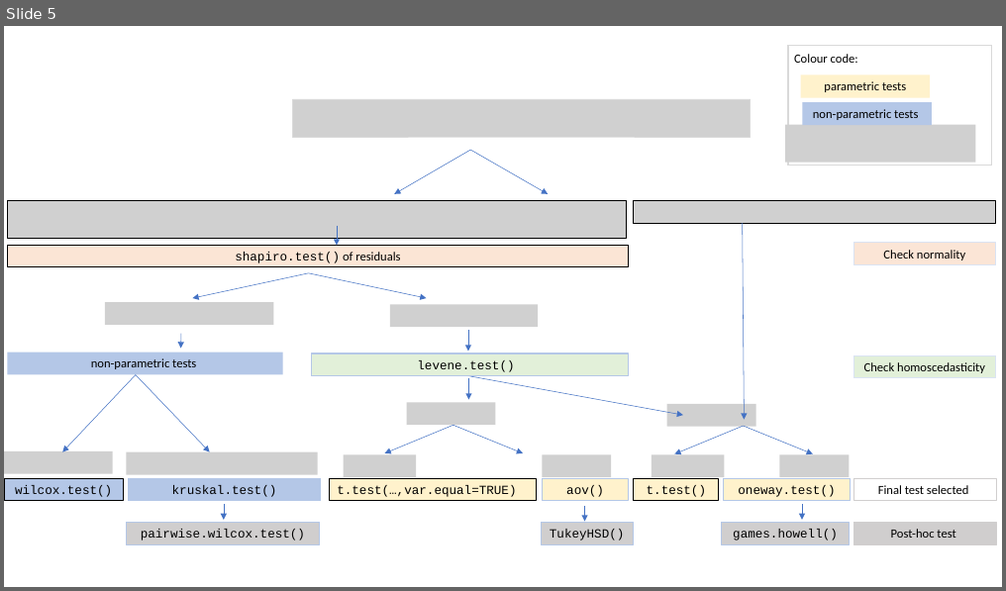
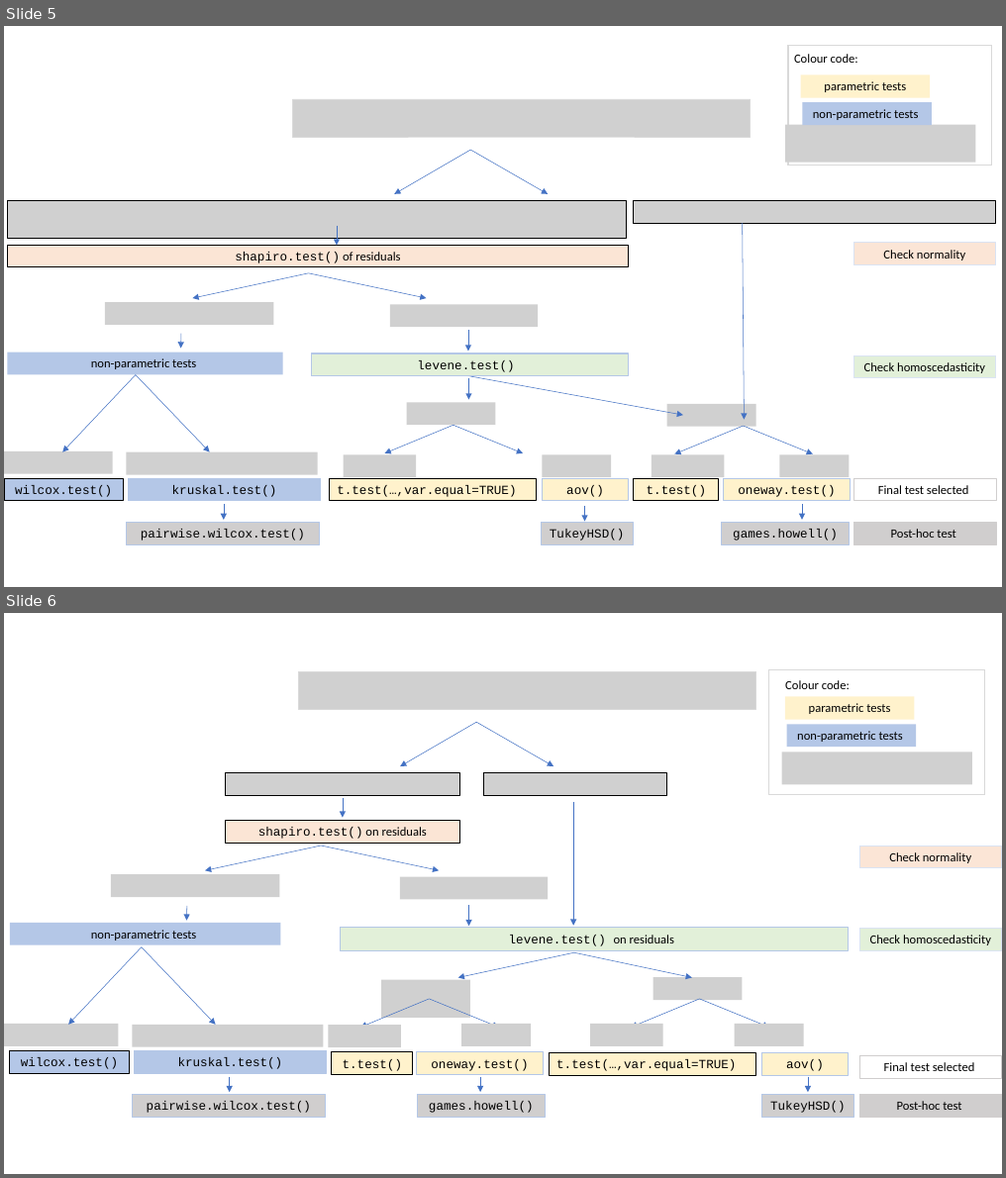
Before and after one commit to shhschilling/visStatistics, a slide deck: vignettes/figures/decision_tree.pptx. Shown one above the other, each under a label of ours: slide 5 before the commit, slides 5 and 6 after it. The pictures are 1006x591 and 1006x1178 pixels, drawn with LibreOffice and Linux fonts; fonts in the diff are those of the drawing; grey boxes stand for pictures. Boxes give left, top, right and bottom in pixels: in the first picture for what was removed or moved away, otherwise in the second. Text is boxed around its words. In the diff, an @@ line names an element or a change of style, - is before the commit and + after.

```diff
--- a/vignettes/figures/decision_tree.pptx
+++ b/vignettes/figures/decision_tree.pptx
@@ slide 6 added at <box>4,613,1002,1174</box>, background #FFFFFF @@
@@ group added at <box>4,669,1002,1118</box>: 19 rectangles, 19 arrows, 14 pictures, 1 text @@
+shapiro.test() on residuals
+Check normality
+wilcox.test()
+kruskal.test()
+oneway.test()
+aov()
+TukeyHSD()
+pairwise.wilcox.test()
+t.test(…,var.equal=TRUE)
+Post-hoc test
+Final test selected
+Check homoscedasticity
+games.howell()
+levene.test() on residuals
+t.test()
+parametric tests
+Colour code:
+non-parametric tests
+non-parametric tests
```
Also in this commit, not shown: 1 other slide added, 16 other files.
